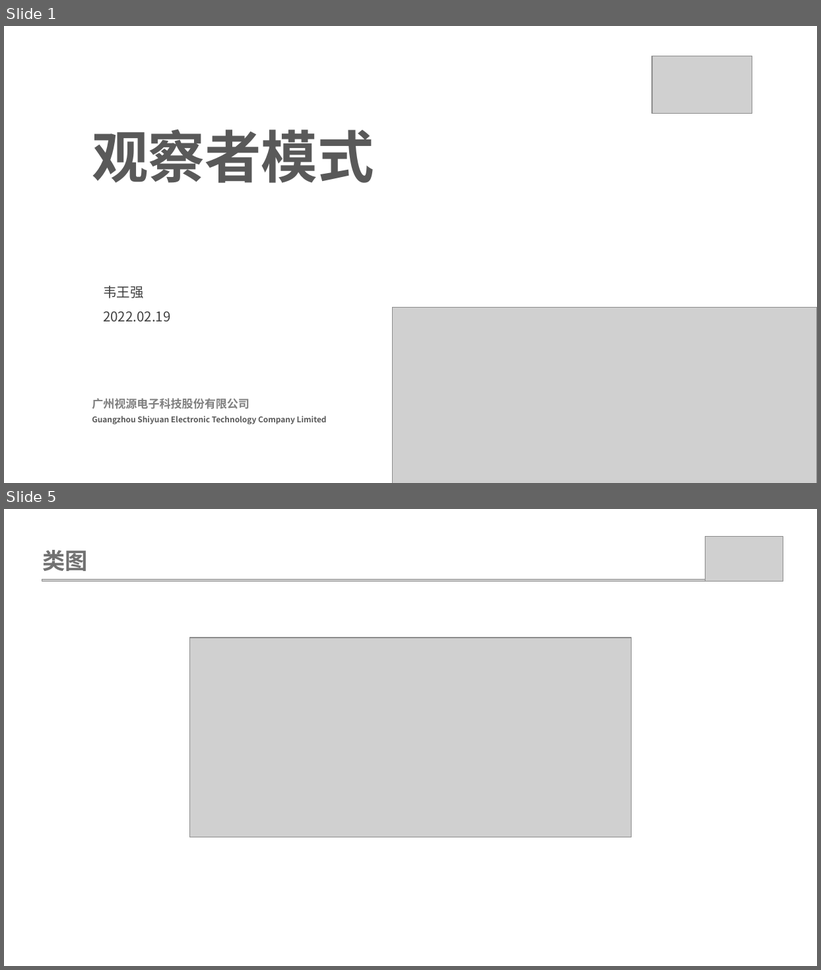
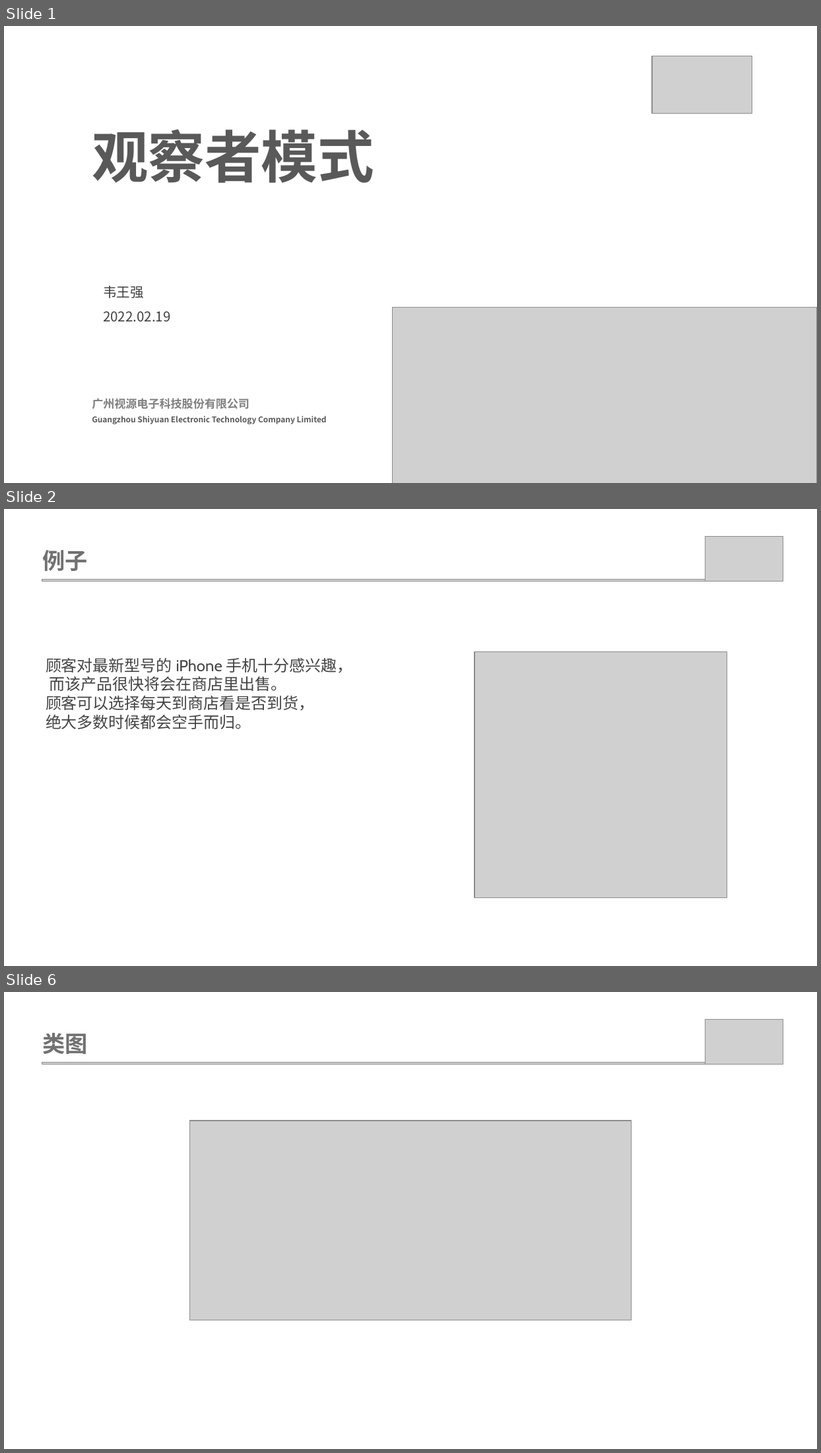
Before and after one commit to weiwangqiang/SharePPT, a slide deck: ObservableMode/观查者模式.pptx. Shown one above the other, each under a label of ours: slides 1 and 5 before the commit, slides 1, 2 and 6 after it; the slides between them are not shown. The pictures are 821x970 and 821x1453 pixels, drawn with LibreOffice and Linux fonts; fonts in the diff are those of the drawing; grey boxes stand for pictures. Boxes give left, top, right and bottom in pixels: in the first picture for what was removed or moved away, otherwise in the second. Text is boxed around its words. In the diff, an @@ line names an element or a change of style, - is before the commit and + after.

```diff
--- a/ObservableMode/观查者模式.pptx
+++ b/ObservableMode/观查者模式.pptx
@@ slide 2 added at [4,509,817,966], background #FFFFFF @@
@@ picture added at [705,537,783,582] @@
@@ text added at [43,550,88,571], 20 pt, text #717171, bold @@
+例子
@@ picture added at [42,580,779,582] @@
@@ text added at [46,658,352,729], 14 pt, text #444444 @@
+顾客对最新型号的 iPhone 手机十分感兴趣，
+而该产品很快将会在商店里出售。
+顾客可以选择每天到商店看是否到货，
+绝大多数时候都会空手而归。
@@ picture added at [475,652,727,898] @@
@@ what was slide 5 is now slide 6 @@
```
Also in this commit, not shown: 7 slides changed, 3 other slides added, 1 slide removed, 3 other files.
